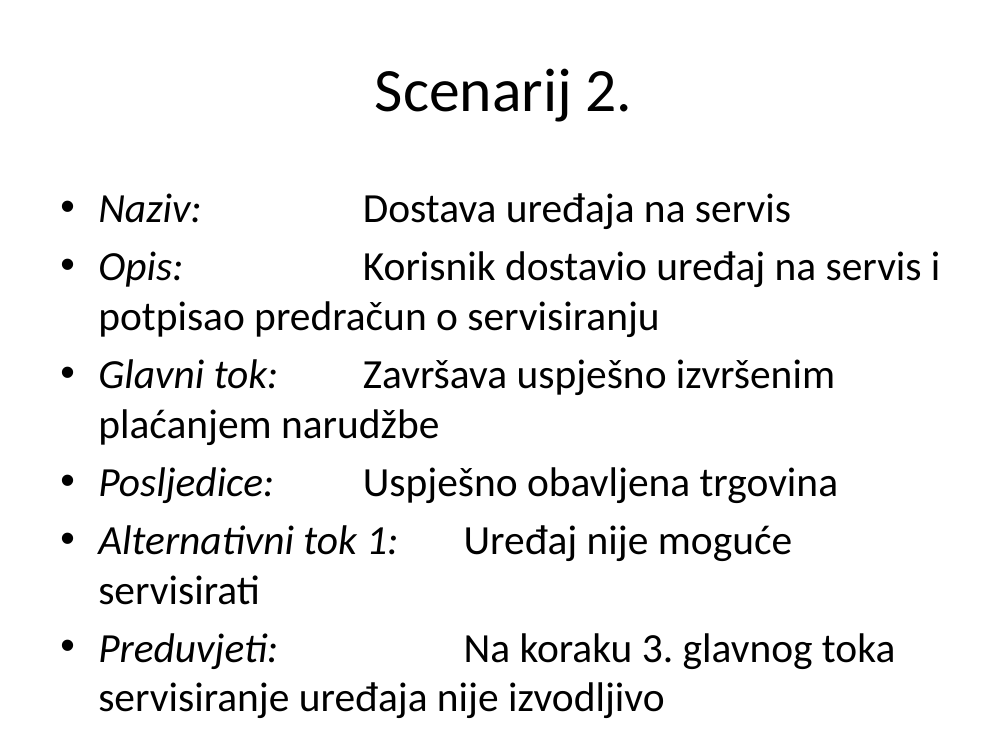
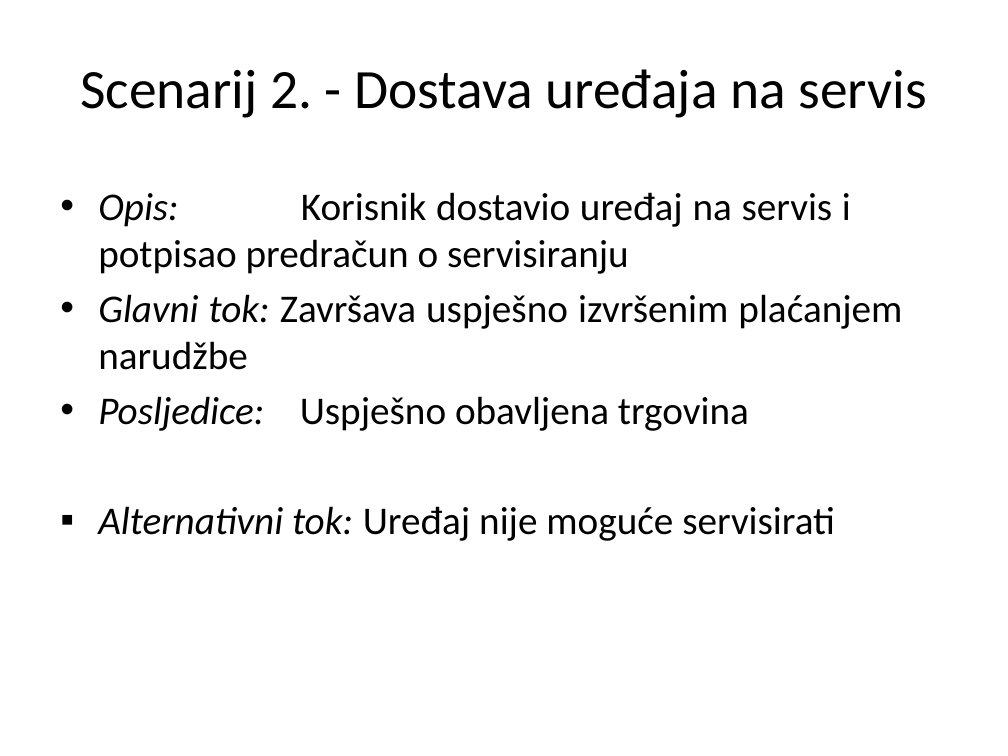
Before and after one commit to ooad-2014-2015/HeritageDev, a slide deck: slide 6 of Prezentacija.pptx. Drawn at 1008x756 pixels with LibreOffice and Linux fonts; fonts in the diff are those of the drawing; background and template pictures are left out. Boxes give left, top, right and bottom in pixels: in the first picture for what was removed or moved away, otherwise in the second. Text is boxed around its words. In the diff, an @@ line names an element or a change of style, - is before the commit and + after.

```diff
--- a/Prezentacija.pptx
+++ b/Prezentacija.pptx
@@ title at bbox=[80, 69, 926, 118]: text changed; size 44 to 39.6 pt @@
-Scenarij 2.
+Scenarij 2. - Dostava uređaja na servis
@@ text at bbox=[98, 193, 791, 229]: paragraph removed @@
-• Naziv: Dostava uređaja na servis
@@ text at bbox=[98, 192, 902, 431]: size 29.6 to 28 pt in "Opis: Korisnik dostavio uređaj na servis i ...", "Glavni tok: Završava uspješno izvršenim plaćanjem narudžbe", "Posljedice: Uspješno obavljena trgovina"; alignment left to justified @@
@@ text at bbox=[98, 506, 835, 541]: text changed; size 29.6 to 28 pt @@
-• Alternativni tok 1: Uređaj nije moguće servisirati
-• Preduvjeti: Na koraku 3. glavnog toka servisiranje uređaja nije izvodljivo
+▪ Alternativni tok: Uređaj nije moguće servisirati
```
Also in this commit, not shown: 8 other slides changed, 3 slides added, 4 slides removed, 2 other files.
